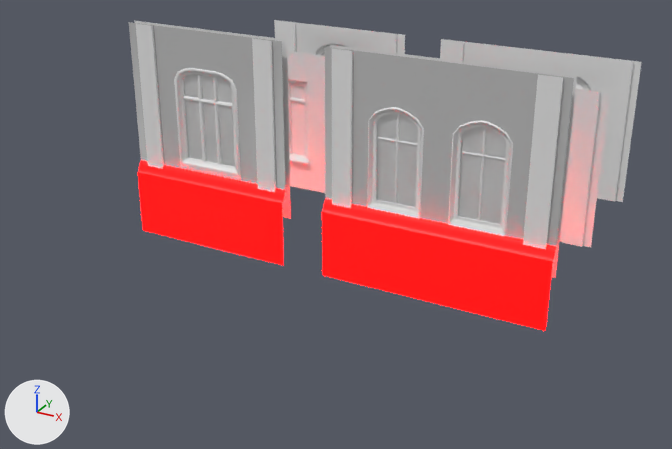
What one commit did to the Blender file rnc_source_files/Apartments/Variant1/Variant1_Parts.blend.
Before and after are seen from a camera (50 mm lens) standing at (14.05, -15.99, 8.7) and looking at (4.87, 0.7, 0.36). The axes (+X, +Y, +Z) are drawn at lower left. The lights are the same throughout.

The first picture shows '1_Frame-Window-1', '1_Frame-Window-2', '1_Upper-Window-1', '1_Upper-Window-2', '1_Upper-Window-3', '1_Upper-Window-4', '1_WindowsIntact-Window-1', '1_WindowsIntact-Window-2'.
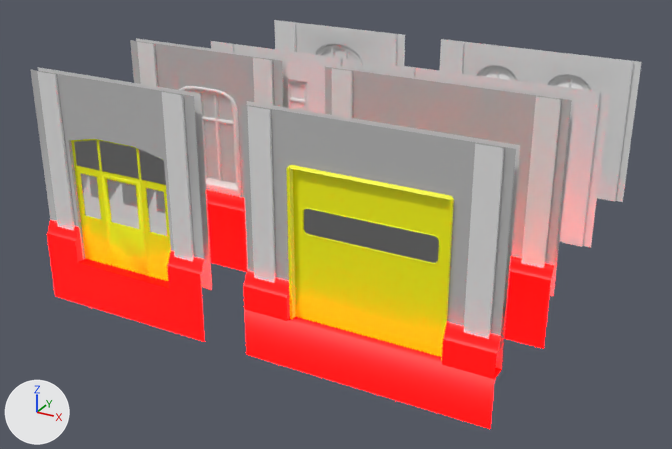
The newer file is also turned or shifted as a whole; pictures and numbers use the older file's frame.

Edits to the bpy script that builds the scene:
```text
Change me_cube_001:
    where me_cube_001.from_pydata(...)  # 202 vertices, 156 faces; spans x 0.0..4.0, y -0.15..0.2, z -0.5..4.5
    used by ob_1_frame_window_1; parent = ob_window_1; location = (0.0, 0.0, 0.0)
    me_cube_001 part 1: the whole mesh is moved by (0.0, 0.0, -0.4)
Change me_cube_005:
    where me_cube_005.from_pydata(...)  # 306 vertices, 263 faces; spans x 0.0..5.0, y -0.15..0.2, z -0.5..4.5
    used by ob_1_frame_window_2; parent = ob_window_2; location = (0.0, 0.0, 0.0)
    me_cube_005 part 2: the whole mesh is moved by (0.0, 0.0, -0.4)
Add me_cube_020:
    me_cube_020.from_pydata([(3.8, 0.1, 2.35), (1.2, 0.1, 2.35), (3.8, 0.1, 1.85), (1.2, 0.1, 1.85), (1.2, 0.1, 1.85), (3.8, 0.1, 1.85), (1.2, 0.1, 2.35), (3.8, 0.1, 2.35)], [], [(1, 2, 3), (5, 6, 4), (1, 0, 2), (5, 7, 6)])
    me_cube_020.polygons.foreach_set('use_smooth', [True] * 4)
    me_cube_020.materials.append(mat_windows_intact)  # its picture is missing
Add ob_1_windowsbroken_door_v1:
    ob_1_windowsbroken_door_v1 = bpy.data.objects.new('1_WindowsBroken_Door-V1', me_plane_001)  # 48 vertices, 12 faces; spans x 0.85..3.15, y 0.1, z 1.11..2.85; in mat_windows_broken (its picture is missing)
    ob_1_windowsbroken_door_v1.location = (0.0, -3.0, 0.0)
Add ob_1_windowsintact_door_v2:
    ob_1_windowsintact_door_v2 = bpy.data.objects.new('1_WindowsIntact_Door-V2', me_cube_020)
    ob_1_windowsintact_door_v2.location = (5.0, -3.0, 0.0)
Add ob_1_frame_door_v2:
    ob_1_frame_door_v2 = bpy.data.objects.new('1_Frame_Door-V2', me_cube_044)  # 102 vertices, 69 faces; spans x 0.0..5.0, y -0.15..0.2, z -0.9..4.1; in mat_bricks (its picture is missing), mat_concrete (its picture is missing), mat_accessories_garagedoor (its picture is missing), mat_wallpaper_1 (its picture is missing), mat_black_bricks (its picture is missing)
    ob_1_frame_door_v2.location = (5.0, -3.0, 0.0)
Add ob_1_frame_door_v1:
    ob_1_frame_door_v1 = bpy.data.objects.new('1_Frame_Door-V1', me_cube_019)  # 164 vertices, 136 faces; spans x 0.0..4.0, y -0.15..0.2, z -0.9..4.1; in mat_bricks (its picture is missing), mat_concrete (its picture is missing), mat_accessories_garagedoor (its picture is missing), mat_wallpaper_1 (its picture is missing), mat_black_bricks (its picture is missing)
    ob_1_frame_door_v1.location = (0.0, -3.0, 0.0)
Add ob_1_door_door_v2:
    ob_1_door_door_v2 = bpy.data.objects.new('1_Door_Door-V2', me_cube_017)  # 196 vertices, 228 faces; spans x 1.0..4.0, y 0.07..0.13, z 0.1..3.1; in mat_accessories_garagedoor (its picture is missing)
    ob_1_door_door_v2.location = (5.0, -3.0, 0.0)
Add ob_1_door_door_v1:
    ob_1_door_door_v1 = bpy.data.objects.new('1_Door_Door-V1', me_cube_015)  # 16 vertices, 21 faces; spans x 1.5..2.5, y 0.08..0.13, z 0.1..2.15; in mat_accessories_garagedoor (its picture is missing)
    ob_1_door_door_v1.location = (0.0, -3.0, 0.0)
```

Location of each change, (x1, y1, x2, y2) in pixels of the pictures (672 x 449 px):
'1_Frame-Window-2', mesh moved
    before: (322, 45, 577, 331)
    after: (325, 65, 575, 349)
'1_Frame_Door-V2', added
    after: (240, 101, 520, 429)
    faces in mat_bricks (its picture is missing): (240, 104, 516, 336)
    faces in mat_concrete (its picture is missing): (243, 271, 502, 429)
    faces in mat_black_bricks (its picture is missing): (247, 105, 504, 339)
    faces in mat_accessories_garagedoor (its picture is missing): (286, 165, 454, 361)
    faces in mat_wallpaper_1 (its picture is missing): (247, 101, 520, 369)
'1_Frame-Window-1', mesh moved
    before: (129, 21, 291, 265)
    after: (130, 38, 288, 272)
'1_Frame_Door-V1', added
    after: (30, 67, 212, 342)
    faces in mat_bricks (its picture is missing): (30, 69, 204, 260)
    faces in mat_concrete (its picture is missing): (47, 220, 205, 342)
    faces in mat_black_bricks (its picture is missing): (37, 71, 194, 262)
    faces in mat_accessories_garagedoor (its picture is missing): (71, 139, 171, 281)
    faces in mat_wallpaper_1 (its picture is missing): (38, 67, 212, 290)
'1_Door_Door-V2', added (yellow)
    after: (293, 169, 450, 357)
'1_WindowsBroken_Door-V1', added
    after: (74, 140, 167, 236)
'1_WindowsIntact_Door-V2', added
    after: (304, 209, 439, 263)
'1_Door_Door-V1', added (yellow)
    after: (101, 174, 148, 276)
'1_WindowsIntact-Window-2', unchanged, covered by the edit
    before: (376, 114, 506, 224)
